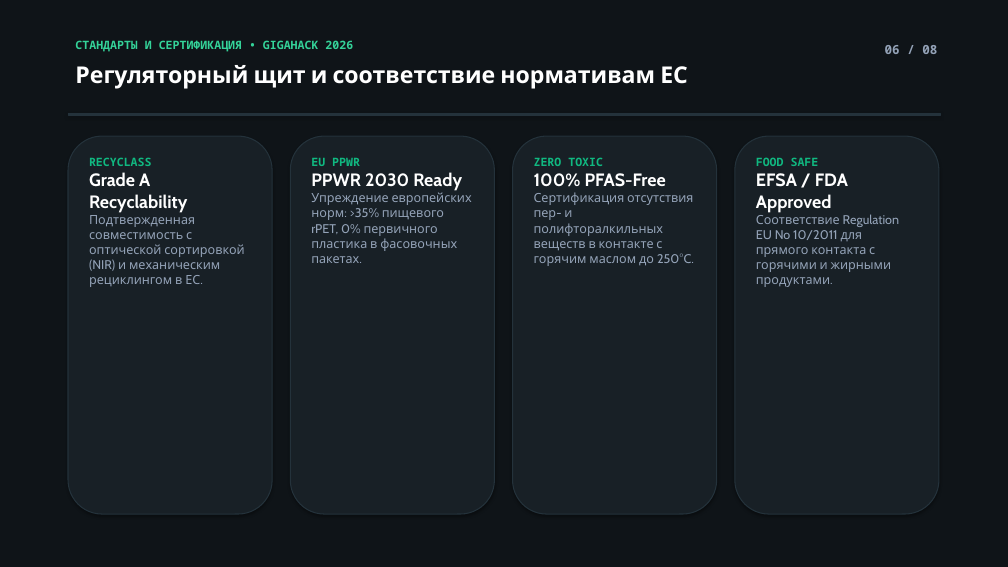
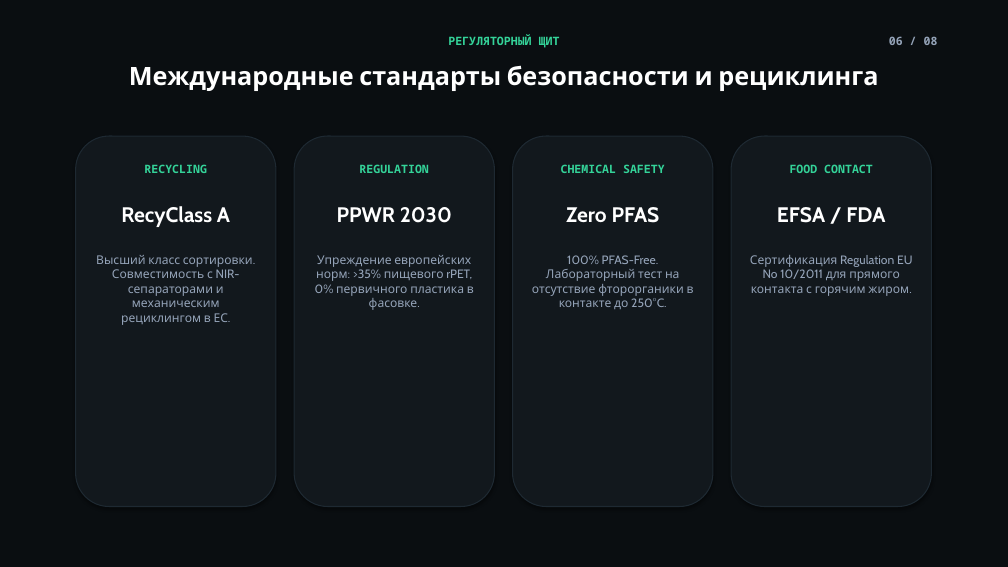
Before and after one commit to lisqrn/Hackaton-202636, a slide deck: slide 6 of PackShift_Profi_Gigahack2026.pptx. Drawn at 1008x567 pixels with LibreOffice and Linux fonts; fonts in the diff are those of the drawing. Boxes give left, top, right and bottom in pixels: in the first picture for what was removed or moved away, otherwise in the second. Text is boxed around its words. In the diff, an @@ line names an element or a change of style, - is before the commit and + after.

Commit message:
style: minimalist centered presentation with diagrams, process schemas, and deeptech typography

```diff
--- a/PackShift_Profi_Gigahack2026.pptx
+++ b/PackShift_Profi_Gigahack2026.pptx
@@ rectangle at bbox=[0, 0, 1008, 567]: fill #0F1418 to #0A0E11; outline #0F1418 0.75 pt to #0A0E11 0.75 pt @@
@@ text at bbox=[448, 34, 560, 48]: text changed @@
-СТАНДАРТЫ И СЕРТИФИКАЦИЯ • GIGAHACK 2026
+РЕГУЛЯТОРНЫЙ ЩИТ
@@ text "06 / 08": place and size @@
-text "06 / 08" at bbox=[885, 45, 937, 54]
+text "06 / 08" at bbox=[889, 36, 938, 45]
@@ text "06 / 08" at bbox=[889, 36, 938, 45]: size 12 to 11 pt @@
@@ text at bbox=[129, 65, 878, 91]: text changed; size 22 to 24 pt @@
-Регуляторный щит и соответствие нормативам ЕС
+Международные стандарты безопасности и рециклинга
@@ rectangle removed at bbox=[68, 113, 940, 115] @@
@@ rounded rectangle: place and size @@
-rounded rectangle at bbox=[68, 136, 272, 514]
+rounded rectangle at bbox=[76, 136, 276, 507]
@@ rounded rectangle: place and size @@
-rounded rectangle at bbox=[290, 136, 495, 514]
+rounded rectangle at bbox=[294, 136, 495, 507]
@@ rounded rectangle: place and size @@
-rounded rectangle at bbox=[513, 136, 717, 514]
+rounded rectangle at bbox=[513, 136, 713, 507]
@@ fill #182026 to #12181D; outline #24323B 1 pt to #1E2932 1 pt in 4 elements at bbox=[513, 136, 713, 507], bbox=[294, 136, 495, 507], bbox=[76, 136, 276, 507], bbox=[731, 136, 932, 507] @@
@@ rounded rectangle: place and size @@
-rounded rectangle at bbox=[735, 136, 939, 514]
+rounded rectangle at bbox=[731, 136, 932, 507]
@@ text at bbox=[96, 164, 253, 325]: text changed; size 12 to 11.5 pt @@
-RECYCLASS
-Grade A Recyclability
-Подтвержденная совместимость с оптической сортировкой (NIR) и механическим рециклингом в ЕС.
+RECYCLING
+RecyClass A
+Высший класс сортировки. Совместимость с NIR-сепараторами и механическим рециклингом в ЕС.
@@ text at bbox=[315, 164, 474, 310]: text changed; size 12 to 11.5 pt @@
-EU PPWR
-PPWR 2030 Ready
-Упреждение европейских норм: >35% пищевого rPET, 0% первичного пластика в фасовочных пакетах.
+REGULATION
+PPWR 2030
+Упреждение европейских норм: >35% пищевого rPET, 0% первичного пластика в фасовке.
@@ text at bbox=[532, 164, 694, 309]: text changed; size 12 to 11.5 pt @@
-ZERO TOXIC
-100% PFAS-Free
-Сертификация отсутствия пер- и полифторалкильных веществ в контакте с горячим маслом до 250°C.
+CHEMICAL SAFETY
+Zero PFAS
+100% PFAS-Free. Лабораторный тест на отсутствие фторорганики в контакте до 250°C.
@@ text at bbox=[750, 164, 912, 296]: text changed; size 12 to 11.5 pt @@
-FOOD SAFE
-EFSA / FDA Approved
-Соответствие Regulation EU No 10/2011 для прямого контакта с горячими и жирными продуктами.
+FOOD CONTACT
+EFSA / FDA
+Сертификация Regulation EU No 10/2011 для прямого контакта с горячим жиром.
```
Also in this commit, not shown: 6 other slides changed, 1 slide added, 1 slide removed, 3 other files.
